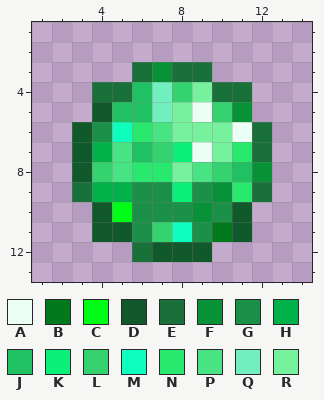
Edited in one commit: pixel-art sprite (assets/minecraft/textures/custom/tracer_cannonball.png). The picture above was drawn from the file before the commit.
The file is 16x16 pixels. Shown: x 1..14, y 1..13.
Palette (. is transparent): A #ebfff5  B #007a1c  C #00fd16  D #11592a  E #197038  F #089237  G #1a9048  H #00b249  J #20c162  K #0cf079  L #35d370  M #0efebe  N #28e96d  P #48e383  Q #71efbe  R #76f19d
Pixels before, first column x 3:
 3 ...EFEE...
 4 .EEJQLREE.
 5 .DJJQRALF.
 6 DGMNPRRRAE
 7 DHPJLKARNE
 8 DLPNNRPLJF
 9 EHHGGKGFNE
10 .DCGGGFGD.
11 .DDGLMGBD.
12 ...EDDD...
Once edited:
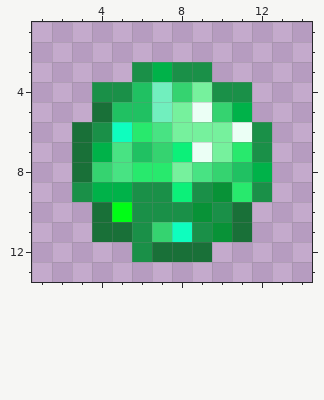
Author's note on the commit: borderless cannonballs take 1
Edits made:
The author changed colour D to colour E in row 5 at x 4; in rows 6 to 8 at x 3; in row 10 at x 4 and 11; in row 11 at x 4 to 5 and 11; in row 12 at x 7 to 9.
The author changed colour B to colour F in row 11 at x 10.
The author changed colour E to colour G in row 3 at x 6 and 8 to 9; in row 4 at x 4 to 5 and 10 to 11; in rows 6 to 7 at x 12; in row 9 at x 3 and 12; in row 12 at x 6.
The author changed colour F to colour H in row 3 at x 7; in row 5 at x 11; in row 8 at x 12.
Boxes around the changes in both pictures, in picture pixels (x1, y1, x2, y2):
changed: (72, 62, 272, 262)
